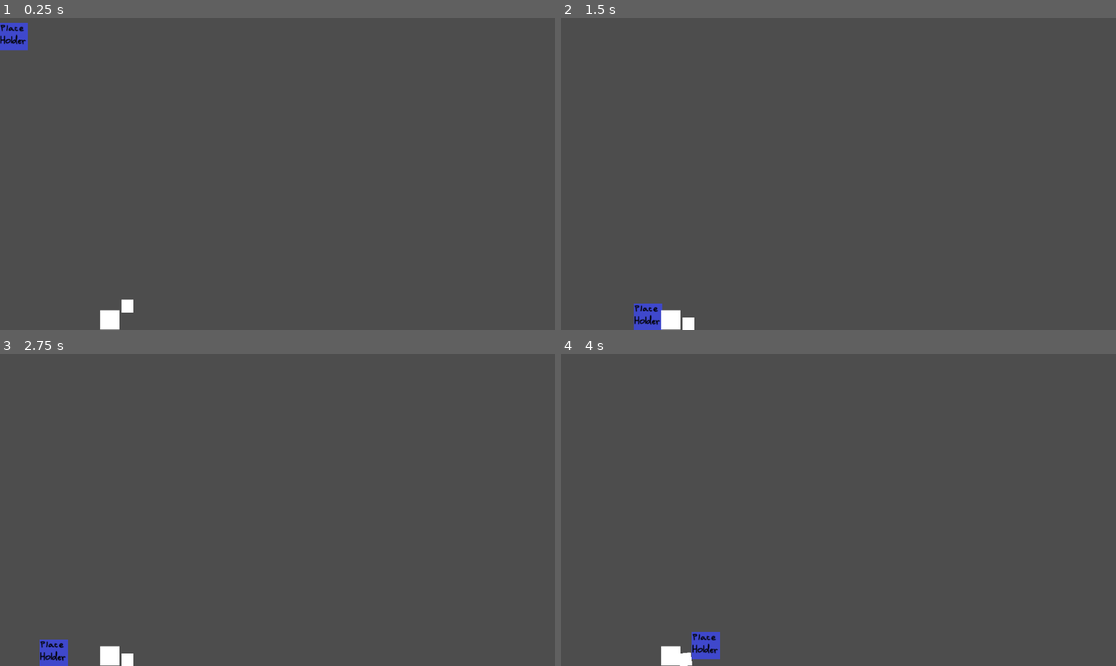
Above: before the commit, frames 1-4 (two rows, left to right).
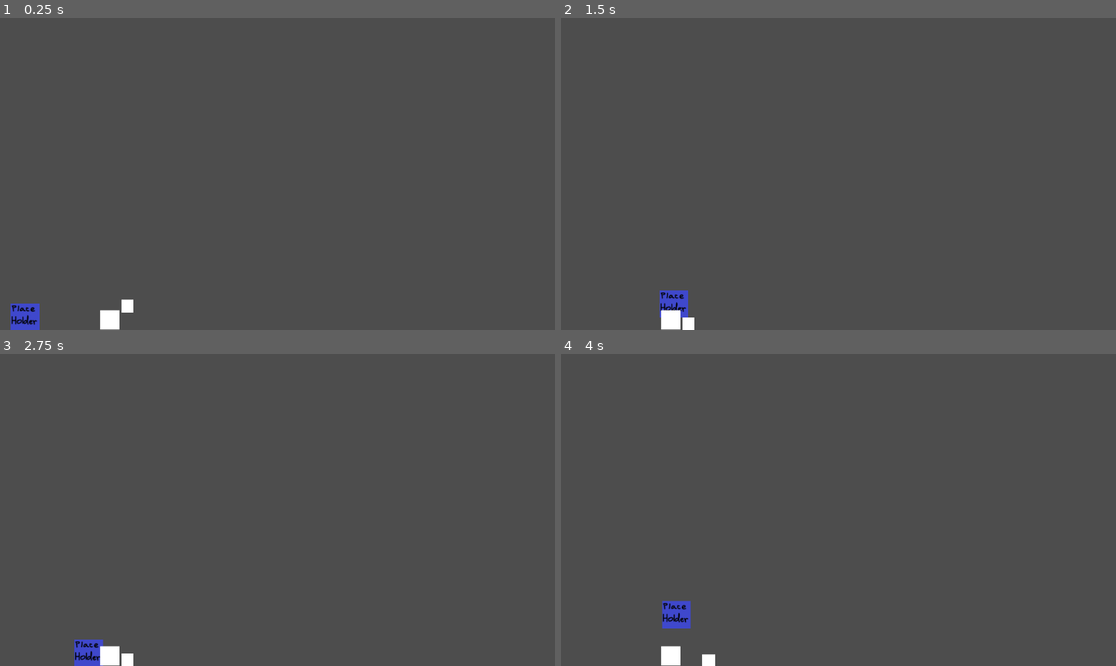
Above: after the commit, the same moments.

Repository: userbooi/2d_platformer
Game: Godot game, scene res://main_game.tscn
The game is run twice, just before and just after one commit, with the same random seed, the same clock (stepped at 60 frames per second) and the same inputs.
Inputs:
- Up to frame 1 (0.25 s): no input
- Up to frame 2 (1.5 s): hold Right (move_right) 0.53-1.28 s; tap Space (jump) at 0.77 s; hold Left (move_left) from 1.28 s (still down)
- Up to frame 3 (2.75 s): tap Space (jump) at 1.52 s; release Left (move_left) at 2.03 s; hold Right (move_right) from 2.03 s (still down)
- Up to frame 4 (4 s): tap Space (jump) at 3.02, 3.77 s; release Right (move_right) at 3.53 s; hold Left (move_left) from 3.53 s (still down)

The runs differ from the first frame. In frame 1, 0.9% of the frame differs, in the area x 0-8%, y 1-100%; in frame 2, 0.8%; in frame 3, 0.8%; in frame 4, 1.1%, in the area x 18-29%, y 79-100%.

Commit message:
created tilemap for level 1

Diff:
--- a/main_game.gd
+++ b/main_game.gd
@@ -2,7 +2,7 @@
 
 # Called when the node enters the scene tree for the first time.
 func _ready():
-	pass
+	$Player._move_to_position($Marker2D.position)
 
 # Called every frame. 'delta' is the elapsed time since the previous frame.
 func _process(delta):
--- a/main_game.tscn
+++ b/main_game.tscn
@@ -14,6 +14,8 @@
 
 [sub_resource type="RectangleShape2D" id="RectangleShape2D_bvo5b"]
 size = Vector2(40, 40)
+
+[sub_resource type="TileSet" id="TileSet_0i3gf"]
 
 [node name="MainGame" type="Node2D"]
 script = ExtResource("1_qkinc")
@@ -62,3 +64,13 @@
 [node name="CollisionShape2D" type="CollisionShape2D" parent="Area2D"]
 position = Vector2(-1, 0)
 shape = SubResource("RectangleShape2D_bvo5b")
+
+[node name="Marker2D" type="Marker2D" parent="."]
+position = Vector2(52, 646)
+
+[node name="TileMap" type="TileMap" parent="."]
+tile_set = SubResource("TileSet_0i3gf")
+format = 2
+layer_0/name = "background"
+layer_1/name = "foreground"
+layer_1/tile_data = PackedInt32Array()
--- a/player.gd
+++ b/player.gd
@@ -7,13 +7,15 @@
 
 # Called when the node enters the scene tree for the first time.
 func _ready():
-	position = Vector2(10, 10)
 	show()
 
 # Called every frame. 'delta' is the elapsed time since the previous frame.
 func _process(delta):
 	pass
 	#print(delta)
+
+func _move_to_position(pos):
+	position = pos
 
 func _integrate_forces(state):
 	#print(state.get_linear_velocity())
Not shown: 1 places in main_game.tscn that only renumber resources
